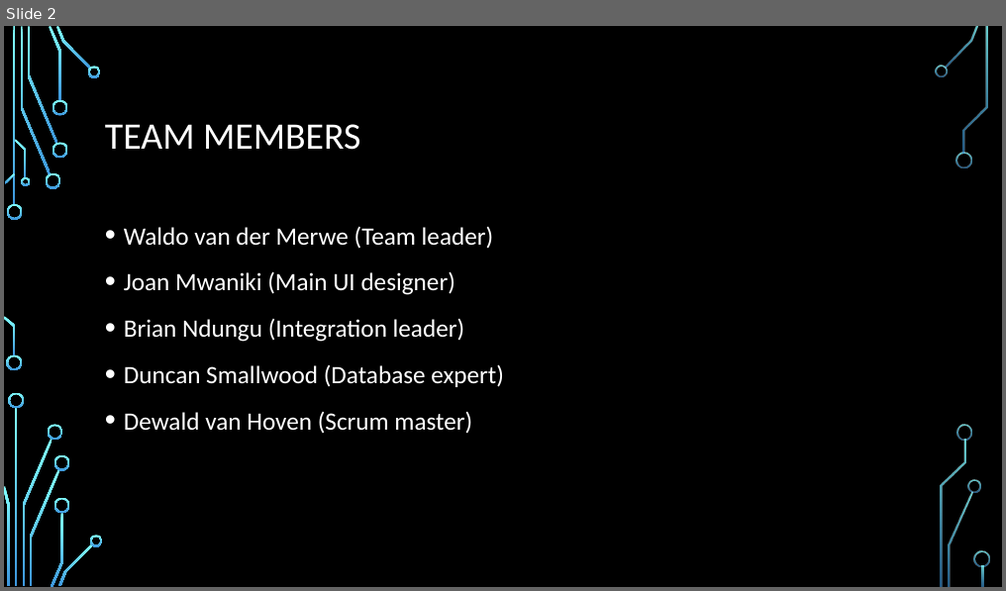
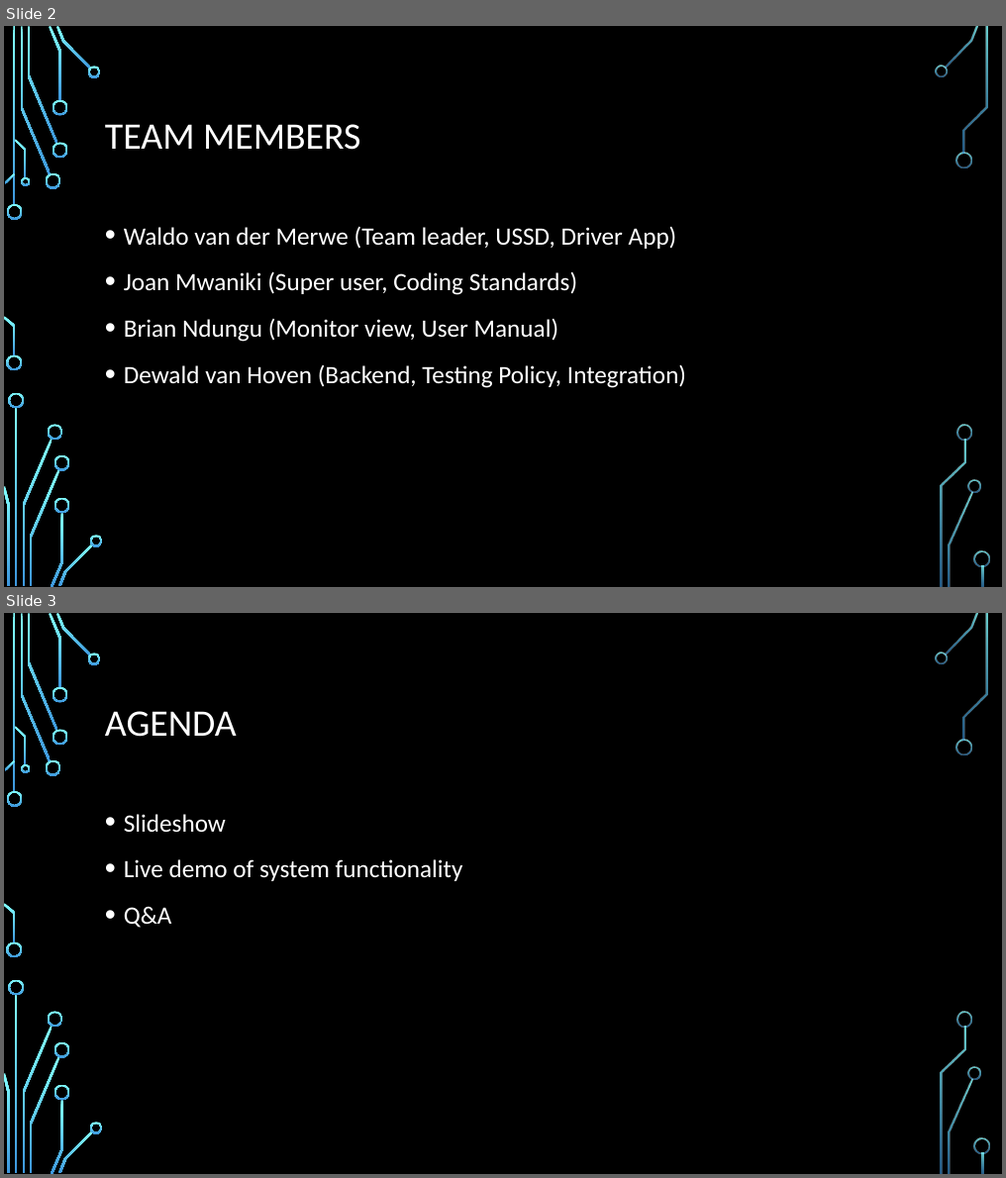
Before and after one commit to cos301-2019-se/Taxi-Boss, a slide deck: Supreme internect demo 1.pptx. Shown one above the other, each under a label of ours: slide 2 before the commit, slides 2 and 3 after it. The pictures are 1006x591 and 1006x1178 pixels, drawn with LibreOffice and Linux fonts; fonts in the diff are those of the drawing; background and template pictures are left out. Boxes give left, top, right and bottom in pixels: in the first picture for what was removed or moved away, otherwise in the second. Text is boxed around its words. In the diff, an @@ line names an element or a change of style, - is before the commit and + after.

```diff
--- a/Supreme internect demo 1.pptx
+++ b/Supreme internect demo 1.pptx
@@ slide 3 added at (4, 613, 1002, 1174), background picture (left out); not listed: 36 template elements that a slide beside it also shows @@
@@ title added at (105, 711, 237, 737), 36 pt, text #FFFFFF @@
+AGENDA
@@ text added at (124, 814, 463, 928), 24 pt, text #FFFFFF @@
+• Slideshow
+• Live demo of system functionality
+• Q&A
@@ slide 2 changed as well @@
@@ text at (124, 226, 686, 388): text changed @@
-• Waldo van der Merwe (Team leader)
-• Joan Mwaniki (Main UI designer)
-• Brian Ndungu (Integration leader)
-• Duncan Smallwood (Database expert)
-• Dewald van Hoven (Scrum master)
+• Waldo van der Merwe (Team leader, USSD, Driver App)
+• Joan Mwaniki (Super user, Coding Standards)
+• Brian Ndungu (Monitor view, User Manual)
+• Dewald van Hoven (Backend, Testing Policy, Integration)
```
Also in this commit, not shown: 2 other slides changed, 7 other slides added, 7 slides removed, 2 other files.
